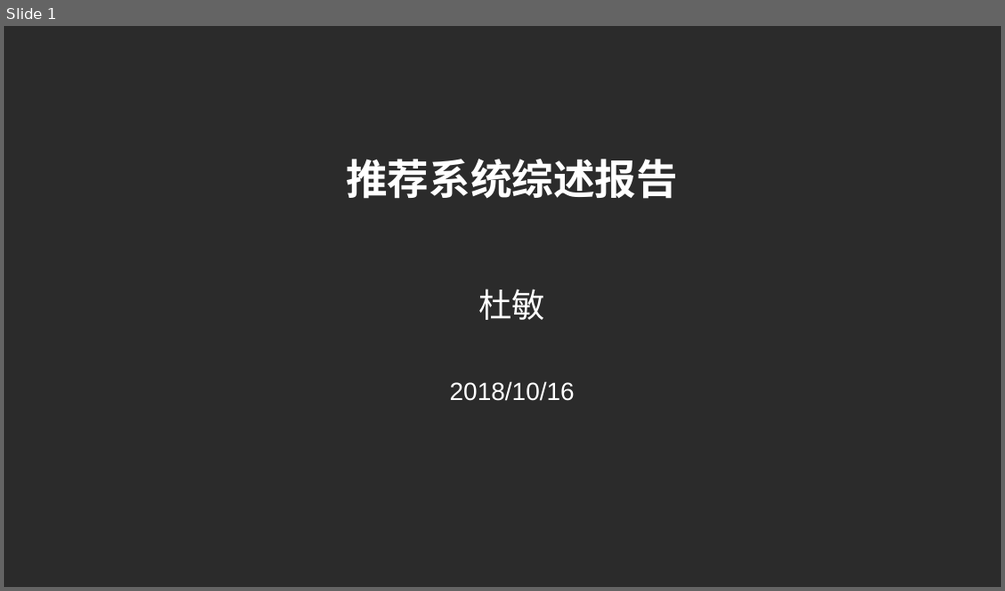
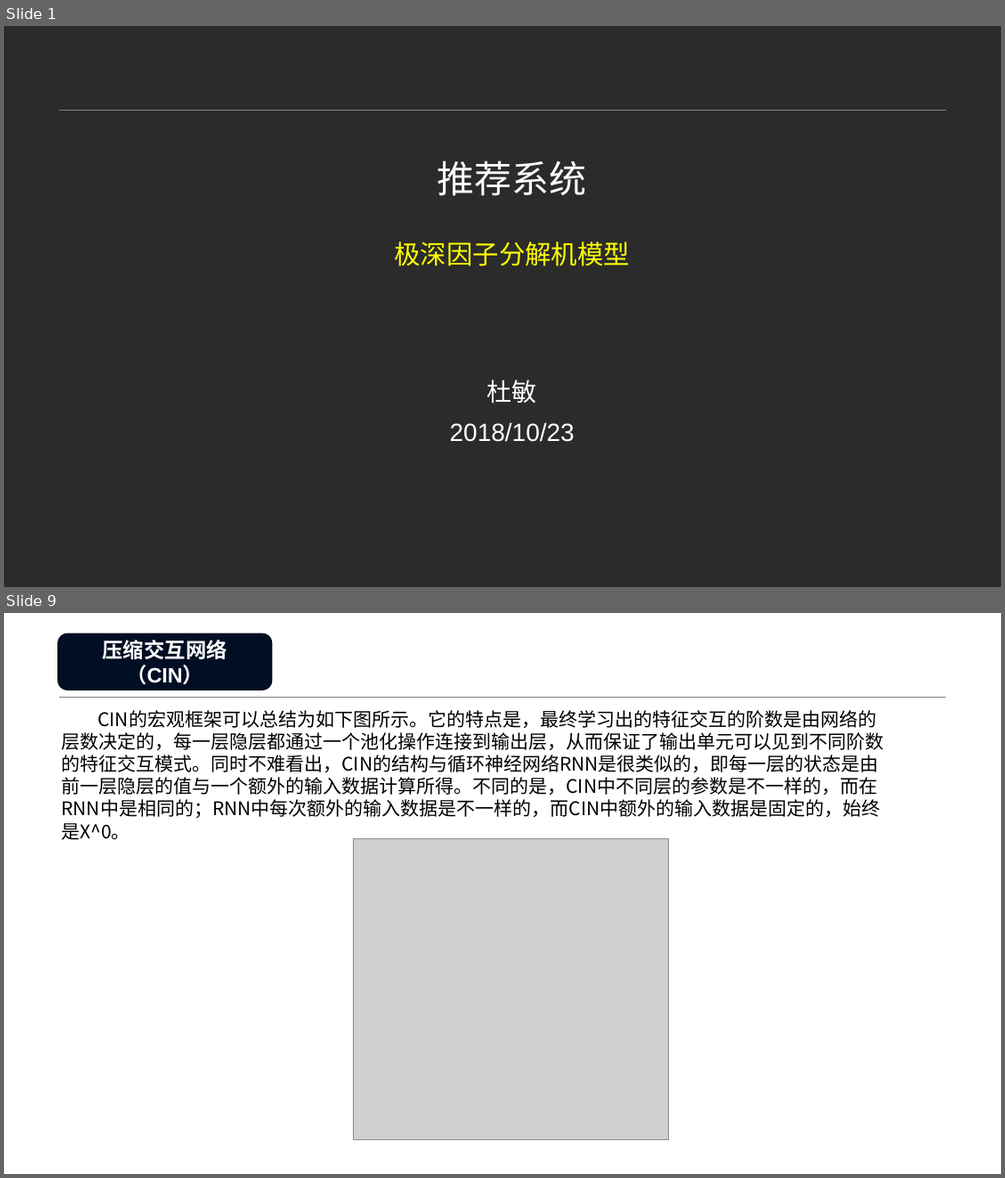
Before and after one commit to Leo-Yangren/RecommendationSystem, a slide deck: 小组会议.pptx. Shown one above the other, each under a label of ours: slide 1 before the commit, slides 1 and 9 after it; the slides between them are not shown. The pictures are 1005x591 and 1005x1178 pixels, drawn with LibreOffice and Linux fonts; fonts in the diff are those of the drawing; grey boxes stand for pictures; background and template pictures are left out; a plain dark background stands for a picture behind light text. Boxes give left, top, right and bottom in pixels: in the first picture for what was removed or moved away, otherwise in the second. Text is boxed around its words. In the diff, an @@ line names an element or a change of style, - is before the commit and + after.

```diff
--- a/小组会议.pptx
+++ b/小组会议.pptx
@@ slide 9 added at (x1=4, y1=613, x2=1001, y2=1174), background picture (left out); not listed: 1 template element that a slide beside it also shows @@
@@ rounded rectangle added at (x1=57, y1=634, x2=272, y2=690), fill #010E23, outline #010A1A 1 pt, 20 pt, text #FFFFFF, bold @@
+压缩交互网络（CIN）
@@ text added at (x1=61, y1=710, x2=883, y2=818), 18 pt, text #000000 @@
+CIN的宏观框架可以总结为如下图所示。它的特点是，最终学习出的特征交互的阶数是由网络的层数决定的，每一层隐层都通过一个池化操作连接到输出层，从而保证了输出单元可以见到不同阶数的特征交互模式。同时不难看出，CIN的结构与循环神经网络RNN是很类似的，即每一层的状态是由前一层隐层的值与一个额外的输入数据计算所得。不同的是，CIN中不同层的参数是不一样的，而在RNN中是相同的；RNN中每次额外的输入数据是不一样的，而CIN中额外的输入数据是固定的，始终是X^0。
@@ picture added at (x1=353, y1=839, x2=668, y2=1140) @@
@@ slide 1 changed as well @@
@@ line added from (58, 110) to (947, 110), #808080 0.25 pt @@
@@ title at (x1=394, y1=160, x2=630, y2=266): text changed; size 40 to 25.2 pt; text colour #FFFFFF to #FFFF00; bold off @@
-推荐系统综述报告
+推荐系统
+极深因子分解机模型
@@ text "杜敏" moved from (x1=478, y1=289, x2=545, y2=320) to (x1=487, y1=379, x2=537, y2=403) @@
@@ text "杜敏" at (x1=487, y1=379, x2=537, y2=403): size 32 to 24 pt @@
@@ text at (x1=450, y1=422, x2=574, y2=442): text changed @@
-2018/10/16
+2018/10/23
```
Also in this commit, not shown: 13 other slides added, 18 slides removed, 1 other file.
